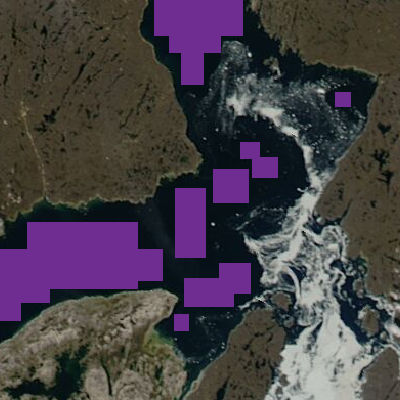
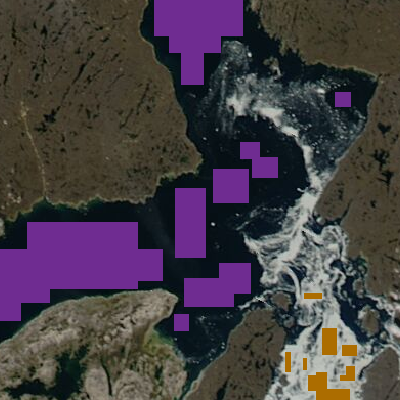
Layered file, before and after one edit (400 x 400). Changes by layer:
added layer "ice samples" (2nd of 2) above "water" over (285, 293, 357, 400)
